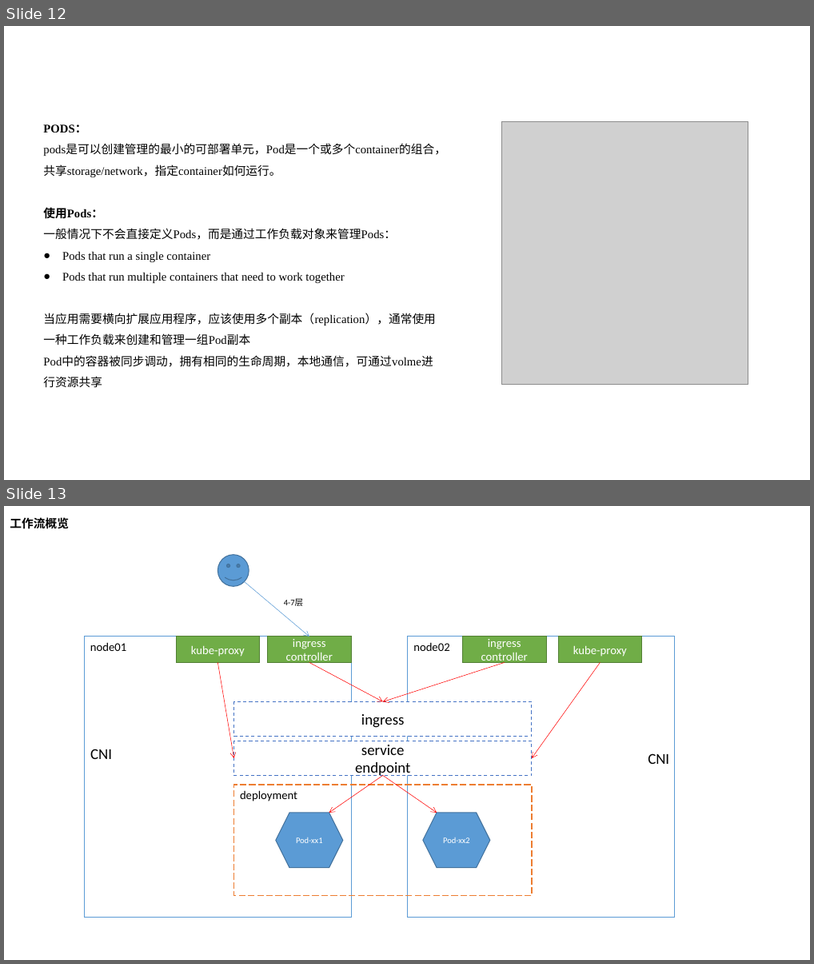
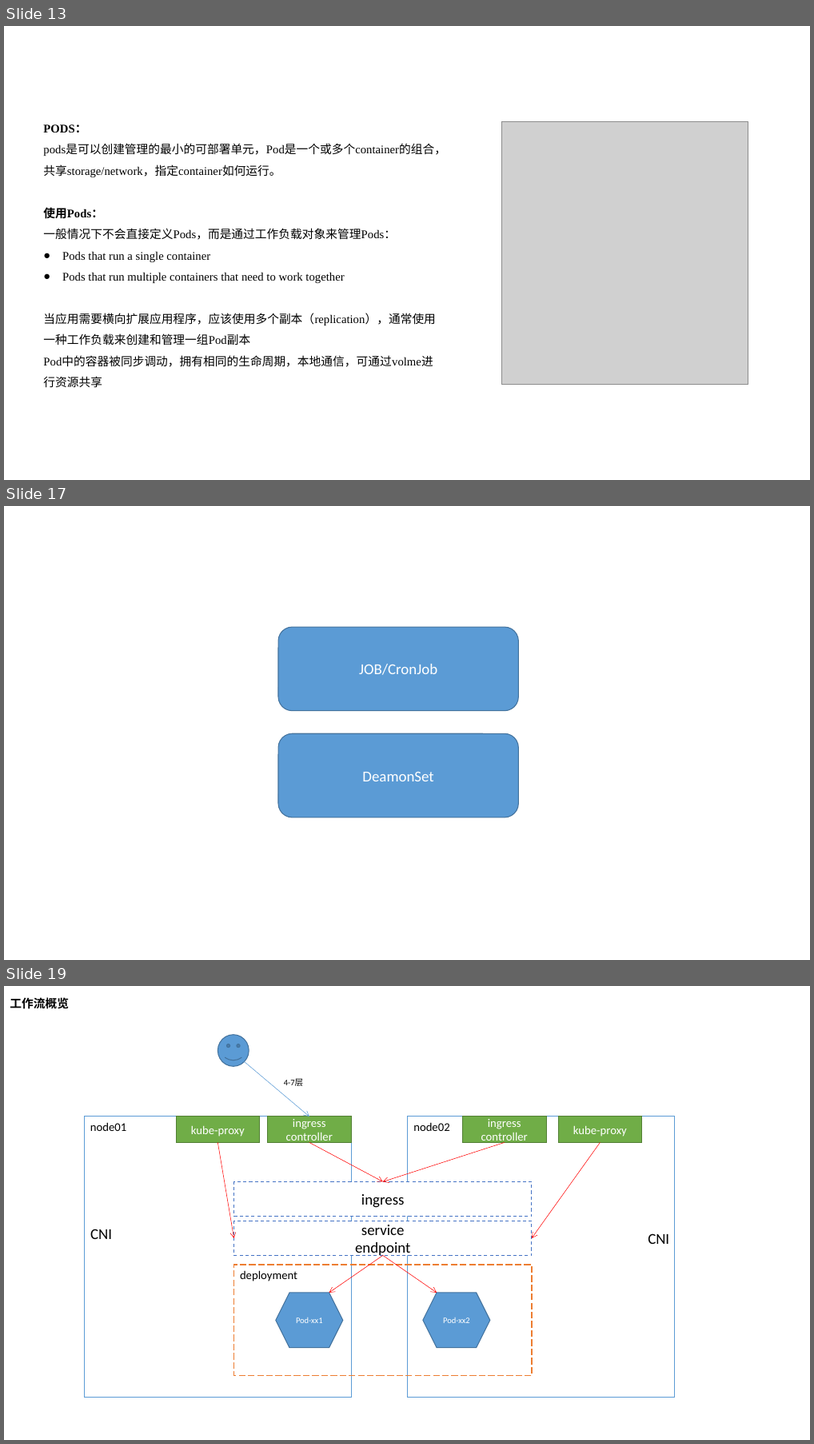
Before and after one commit to nutionMedivn/Kubernetes-training-camp, a slide deck: 基础/008-鸟瞰kubernetes.pptx. Shown one above the other, each under a label of ours: slides 12 and 13 before the commit, slides 13, 17 and 19 after it; the slides between them are not shown. The pictures are 814x964 and 814x1444 pixels, drawn with LibreOffice and Linux fonts; fonts in the diff are those of the drawing; grey boxes stand for pictures. Boxes give left, top, right and bottom in pixels: in the first picture for what was removed or moved away, otherwise in the second. Text is boxed around its words. In the diff, an @@ line names an element or a change of style, - is before the commit and + after.

```diff
--- a/基础/008-鸟瞰kubernetes.pptx
+++ b/基础/008-鸟瞰kubernetes.pptx
@@ slide 17 added at (4,506,810,960), background #FFFFFF @@
@@ rounded rectangle added at (278,627,519,711), fill #5B9BD5, outline #43739E 1 pt, 18 pt, text #FFFFFF @@
+JOB/CronJob
@@ rounded rectangle added at (278,733,519,817), fill #5B9BD5, outline #43739E 1 pt, 18 pt, text #FFFFFF @@
+DeamonSet
@@ what was slide 12 is now slide 13 @@
@@ what was slide 13 is now slide 19 @@
```
Also in this commit, not shown: 5 other slides added.
